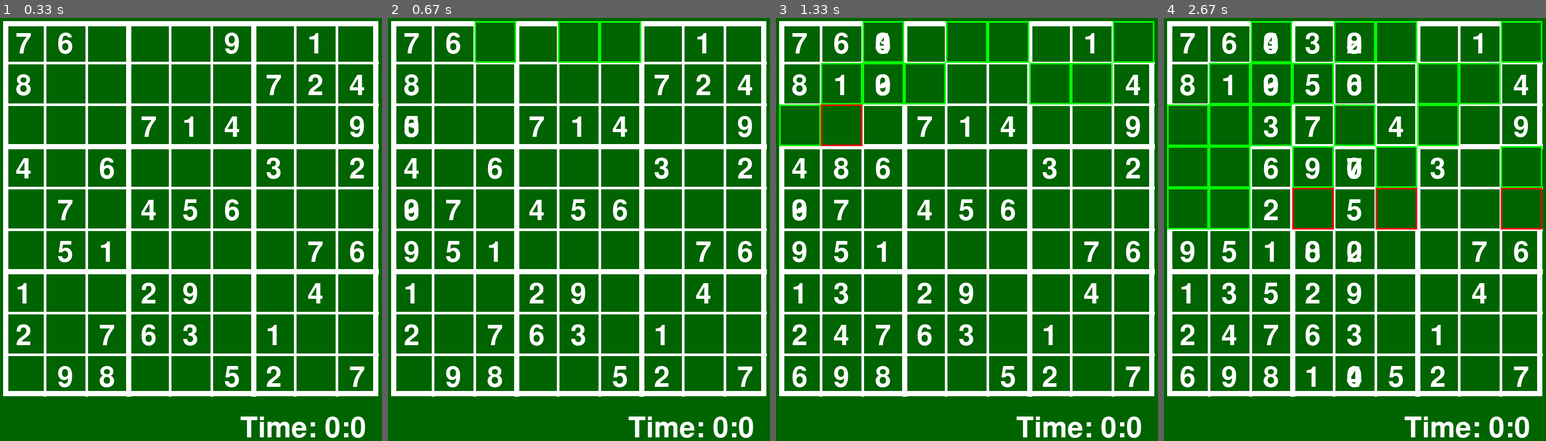
Above: before the commit, frames 1-4 (left to right).
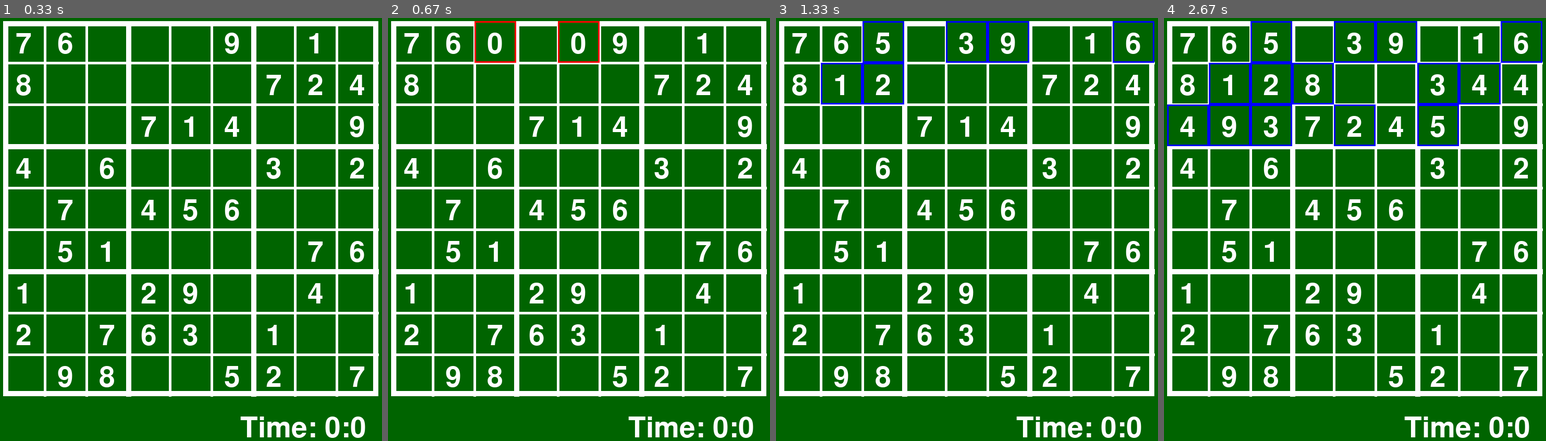
Above: after the commit, the same moments.

Repository: ahmedelraei/Sudoku-With-PyGame
Game: pygame game, started from sudoku.py
The game is run twice, just before and just after one commit, with the same random seed, the same clock (stepped at 60 frames per second) and the same inputs.
Inputs (mouse positions are in pixels of both pictures, inside the frame that each line leads up to):
- Up to frame 1 (0.33 s): no input
- Up to frame 2 (0.67 s): tap Space at 0.33 s
- Up to frame 3 (1.33 s): click (967, 263) at 0.77 s; click (844, 166) at 1.13 s
- Up to frame 4 (2.67 s): no input

Frame 1 is identical in both runs. In frame 2, 1.3% of the frame differs, in the area x 4-67%, y 0-58%; in frame 3, 3.3%; in frame 4, 7.8%, in the area x 0-100%, y 0-88%.

Commit message:
Visualizaton

Diff:
--- a/sudoku.py
+++ b/sudoku.py
@@ -120,10 +120,10 @@
         return True
 
 
-    def locate_empty(self, board):
-        for x in range(len(board)):
-            for y in range(len(board[0])):
-                if board[x][y] == 0:
+    def locate_empty(self):
+        for x in range(len(self.model)):
+            for y in range(len(self.model[0])):
+                if self.model[x][y] == 0:
                     return (x, y)
 
         return None
@@ -148,7 +148,8 @@
         return False
 
     def solve_visualization(self):
-        find = self.locate_empty(self.model)
+        self.update_model()
+        find = self.locate_empty()
         if not find:
             return True
         else:
@@ -164,7 +165,7 @@
                 #self.cells[row][col].visualize(self.screen, True)
                 self.update_model()
                 pygame.display.update()
-                pygame.time.delay(50)
+                pygame.time.delay(100)
                 if self.solve_visualization():
                     return True
 
@@ -173,7 +174,7 @@
                 self.update_model()
                 self.cells[row][col].visualize(self.screen, False)
                 pygame.display.update()
-                pygame.time.delay(50)
+                pygame.time.delay(100)
 
         return False
 
@@ -212,9 +213,9 @@
         pygame.draw.rect(screen, GREEN, (x + 15, y + 15, gap, gap), 0)
 
         text = fnt.render(str(self.value), 1, (255, 255, 255))
-        screen.blit(text, pygame.Vector2((self.row * gap) + offset + 4, (self.col * gap) + offset - 2))
+        screen.blit(text, pygame.Vector2(x + offset + 4, y + offset - 2))
         if bool:
-            pygame.draw.rect(screen, (0, 255, 0), (x + 15, y + 15, gap, gap), 3)
+            pygame.draw.rect(screen, (0, 0, 255), (x + 15, y + 15, gap, gap), 3)
         else:
             pygame.draw.rect(screen, (255, 0, 0), (x + 15, y + 15, gap, gap), 3)
 
Not shown, changed: .gitignore
